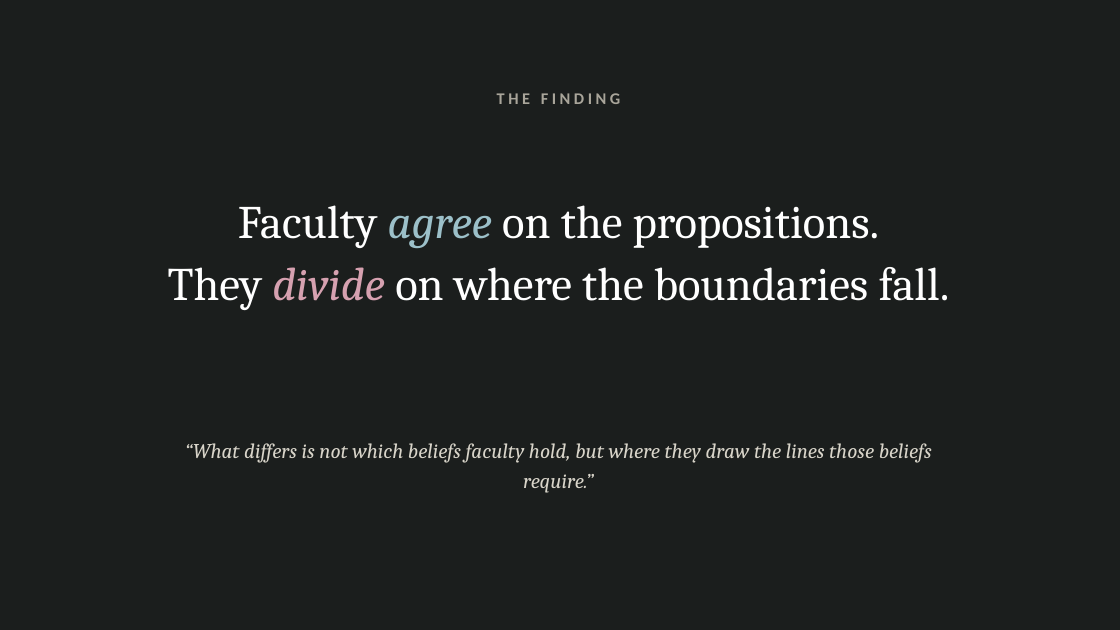
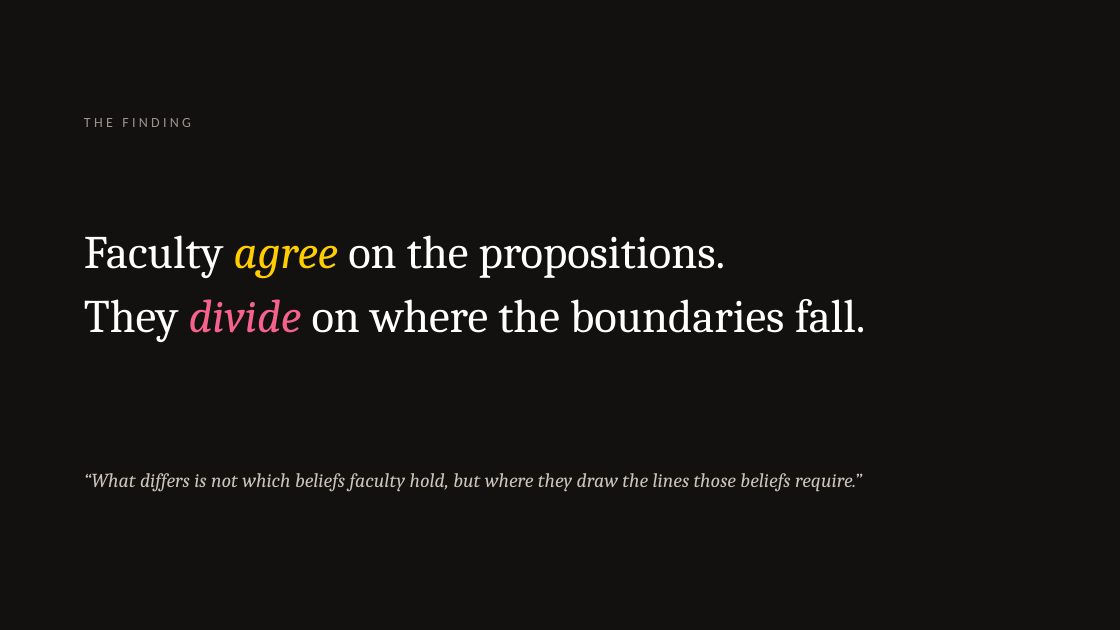
Before and after one commit to 7ahra/resnet_exploration, a slide deck: slide 9 of bcce_2026_faculty_beliefs/BCCE2026_faculty_beliefs.pptx. Drawn at 1120x630 pixels with LibreOffice and Linux fonts; fonts in the diff are those of the drawing. Boxes give left, top, right and bottom in pixels: in the first picture for what was removed or moved away, otherwise in the second. Text is boxed around its words. In the diff, an @@ line names an element or a change of style, - is before the commit and + after.

```diff
--- a/bcce_2026_faculty_beliefs/BCCE2026_faculty_beliefs.pptx
+++ b/bcce_2026_faculty_beliefs/BCCE2026_faculty_beliefs.pptx
@@ rectangle at (0,0,1120,630): fill #1B1E1D to #121110 @@
@@ text "THE FINDING": place and size @@
-text "THE FINDING" at (497,93,621,104)
+text "THE FINDING" at (84,118,191,127)
@@ text "THE FINDING" at (84,118,191,127): size 14 to 12 pt, text colour #A9A59A to #9A948B, letter spacing 3 to 2.8 pt, bold off; alignment centre to left @@
@@ text "Faculty agree on the propositions.": place and size @@
-text "Faculty agree on the propositions." at (168,205,950,310)
+text "Faculty agree on the propositions." at (84,235,866,342)
@@ text "Faculty agree on the propositions." at (84,235,866,342): text colour #9CC0C9 to #FFCD00 in "agree"; text colour #D6A1B0 to #F5628C in "divide"; alignment centre to left; line spacing 1.12 to 1.14 @@
@@ text "“What differs is not which ...": place and size @@
-text "“What differs is not which ..." at (185,443,932,493)
+text "“What differs is not which ..." at (84,473,862,492)
@@ text "“What differs is not which ..." at (84,473,862,492): size 18 to 17 pt, text colour #D8D4C9 to #C9C3B9; alignment centre to left; line spacing 1.2 to 1.25 @@
```
Also in this commit, not shown: 15 other slides changed, 8 other files.
